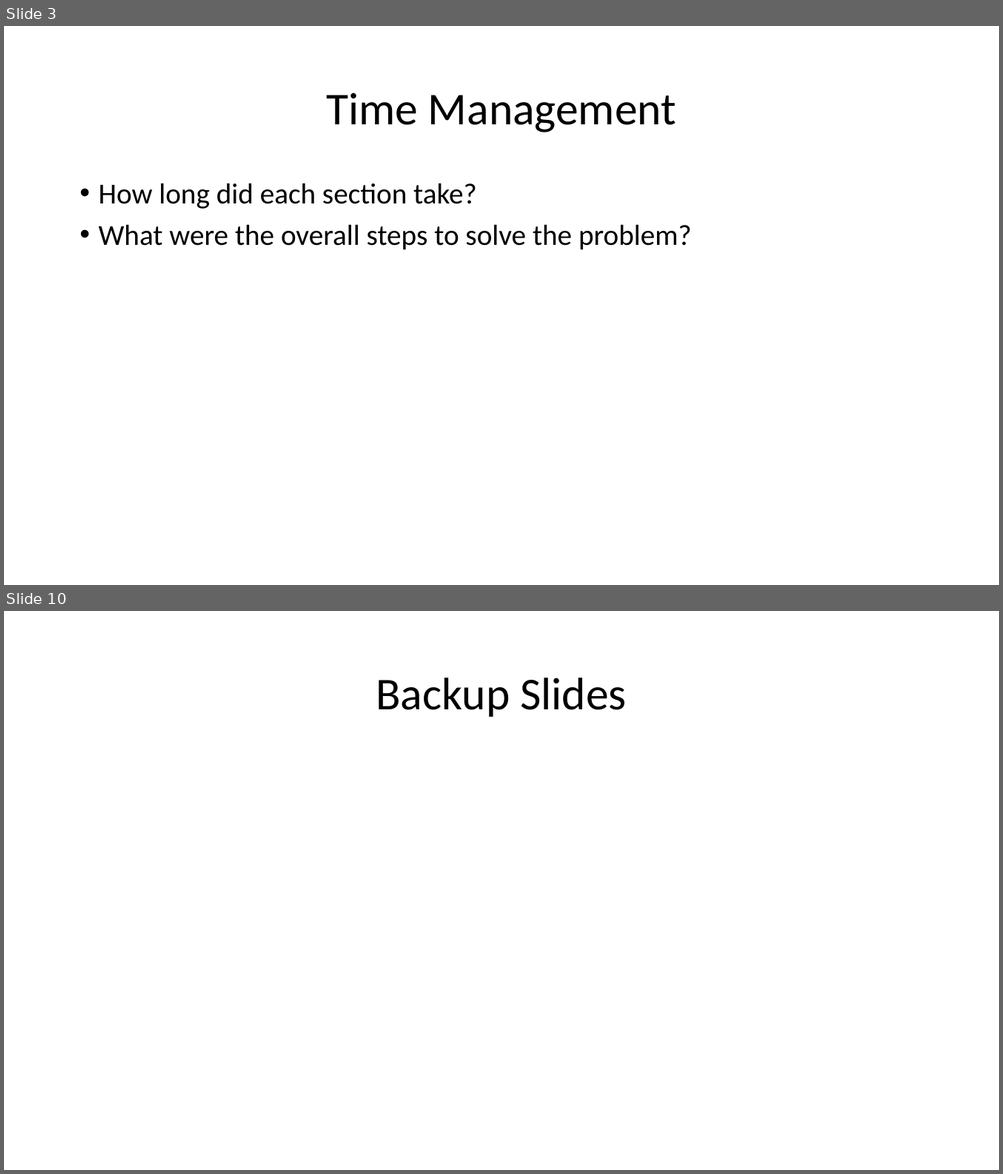
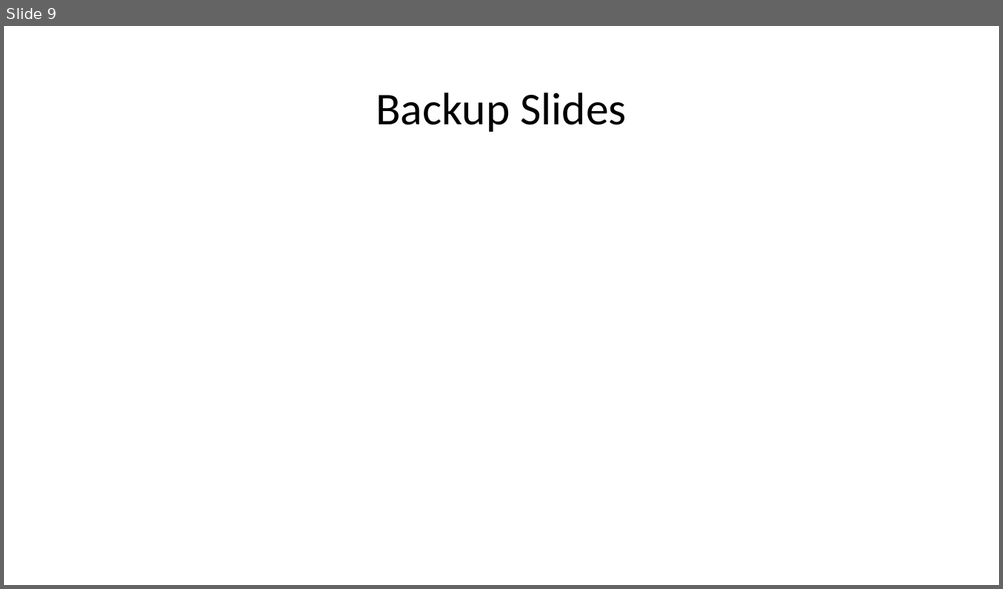
Before and after one commit to jamar1391/hello-world, a slide deck: dev/fluor/The AquaDucks/The AquaDucks Presentation.pptx. Shown one above the other, each under a label of ours: slides 3 and 10 before the commit, slide 9 after it; the slides between them are not shown. The pictures are 1003x1174 and 1003x589 pixels, drawn with LibreOffice and Linux fonts; fonts in the diff are those of the drawing. Boxes give left, top, right and bottom in pixels: in the first picture for what was removed or moved away, otherwise in the second. Text is boxed around its words. In the diff, an @@ line names an element or a change of style, - is before the commit and + after.

```diff
--- a/dev/fluor/The AquaDucks/The AquaDucks Presentation.pptx
+++ b/dev/fluor/The AquaDucks/The AquaDucks Presentation.pptx
@@ slide 3 removed at [4, 26, 999, 585], background #FFFFFF @@
@@ title removed at [326, 93, 676, 133] @@
-Time Management
@@ text removed at [99, 183, 691, 250] @@
-• How long did each section take?
-• What were the overall steps to solve the problem?
@@ what was slide 10 is now slide 9 @@
```
Also in this commit, not shown: 5 slides changed, 11 slides added, 2 other slides removed, 7 other files.
